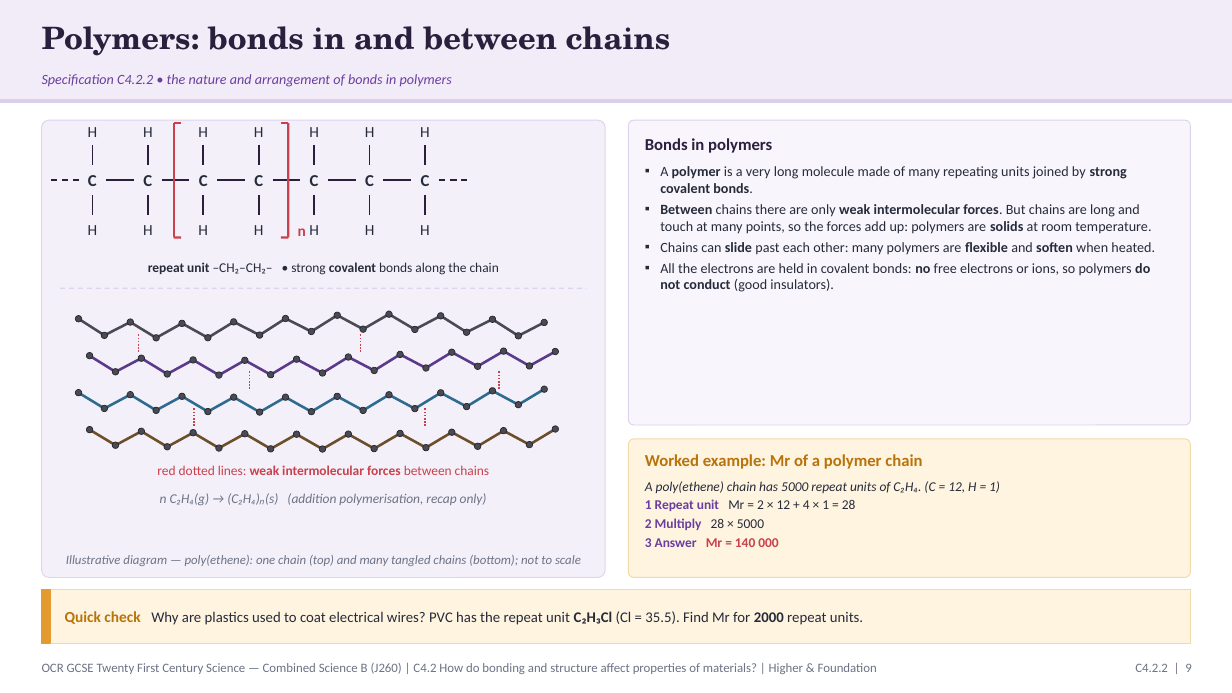
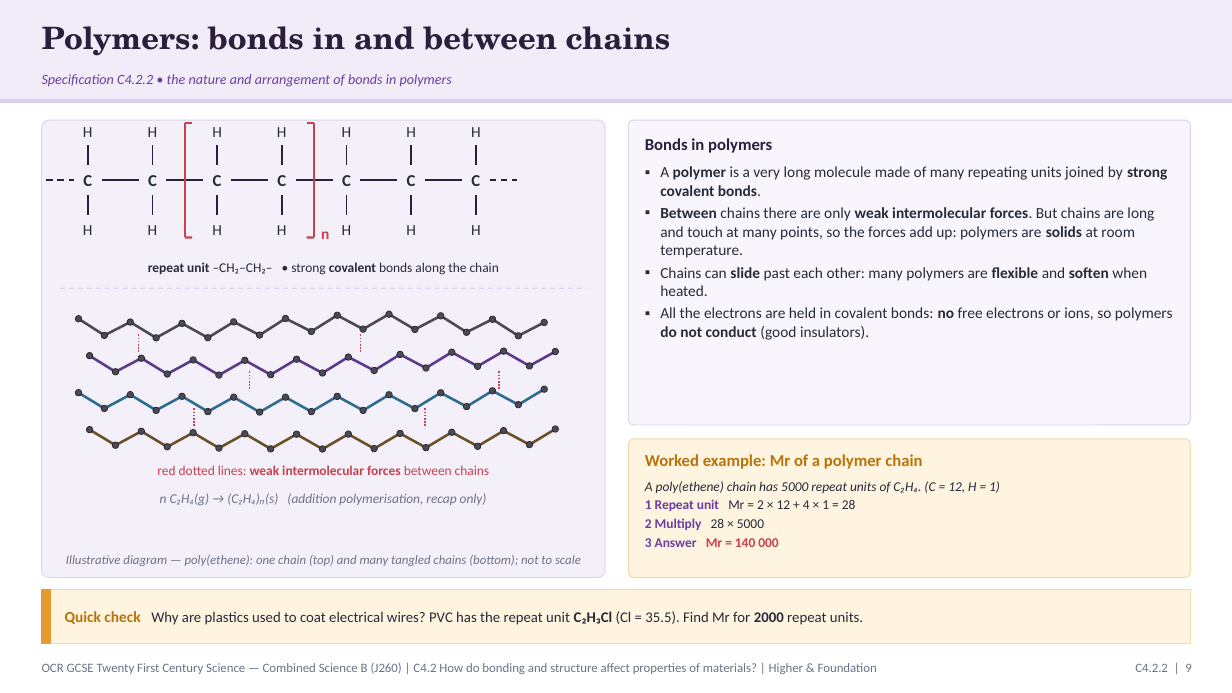
Before and after one commit to pstephenphilip-ship-it/Piri-MBBS, a slide deck: slide 9 of gcse-slides/ocr-chemistry/OCR21C_C4.2_BondingProperties_Combined.pptx. Drawn at 1232x693 pixels with LibreOffice and Linux fonts; fonts in the diff are those of the drawing. Boxes give left, top, right and bottom in pixels: in the first picture for what was removed or moved away, otherwise in the second. Text is boxed around its words. In the diff, an @@ line names an element or a change of style, - is before the commit and + after.

```diff
--- a/gcse-slides/ocr-chemistry/OCR21C_C4.2_BondingProperties_Combined.pptx
+++ b/gcse-slides/ocr-chemistry/OCR21C_C4.2_BondingProperties_Combined.pptx
@@ text "A polymer is a very ..." at (660,166,1173,340): size 11 to 12 pt @@
@@ 3 texts, 3 lines: place and size @@
-3 texts, 3 lines at (51,127,98,235)
+3 texts, 3 lines at (46,127,93,235)
@@ line moved from (106, 180) - (134, 180) to (102, 180) - (139, 180) @@
@@ 3 texts, 2 lines: place and size @@
-3 texts, 2 lines at (143,127,153,235)
+3 texts, 2 lines at (148,127,158,235)
@@ line moved from (162, 180) - (189, 180) to (166, 180) - (203, 180) @@
@@ 3 texts, 2 lines: place and size @@
-3 texts, 2 lines at (198,127,208,235)
+3 texts, 2 lines at (212,127,222,235)
@@ line moved from (217, 180) - (245, 180) to (231, 180) - (268, 180) @@
@@ line moved from (273, 180) - (300, 180) to (296, 180) - (333, 180) @@
@@ 3 texts, 2 lines: place and size @@
-3 texts, 2 lines at (309,127,319,235)
+3 texts, 2 lines at (342,127,352,235)
@@ line moved from (328, 180) - (356, 180) to (360, 180) - (397, 180) @@
@@ 3 texts, 2 lines: place and size @@
-3 texts, 2 lines at (365,127,375,235)
+3 texts, 2 lines at (406,127,416,235)
@@ line moved from (384, 180) - (411, 180) to (425, 180) - (462, 180) @@
@@ 3 texts, 3 lines: place and size @@
-3 texts, 3 lines at (420,127,467,235)
+3 texts, 3 lines at (471,127,518,235)
@@ 3 lines: place and size @@
-3 lines at (174,123,181,238)
+3 lines at (185,123,192,238)
@@ 5 lines, 3 texts: place and size @@
-5 lines, 3 texts at (254,123,288,238)
+5 lines, 3 texts at (277,123,314,238)
@@ text "n": place and size @@
-text "n" at (298,228,306,236)
+text "n" at (321,231,329,239)
```
Also in this commit, not shown: 9 other slides changed, 4 other files.
